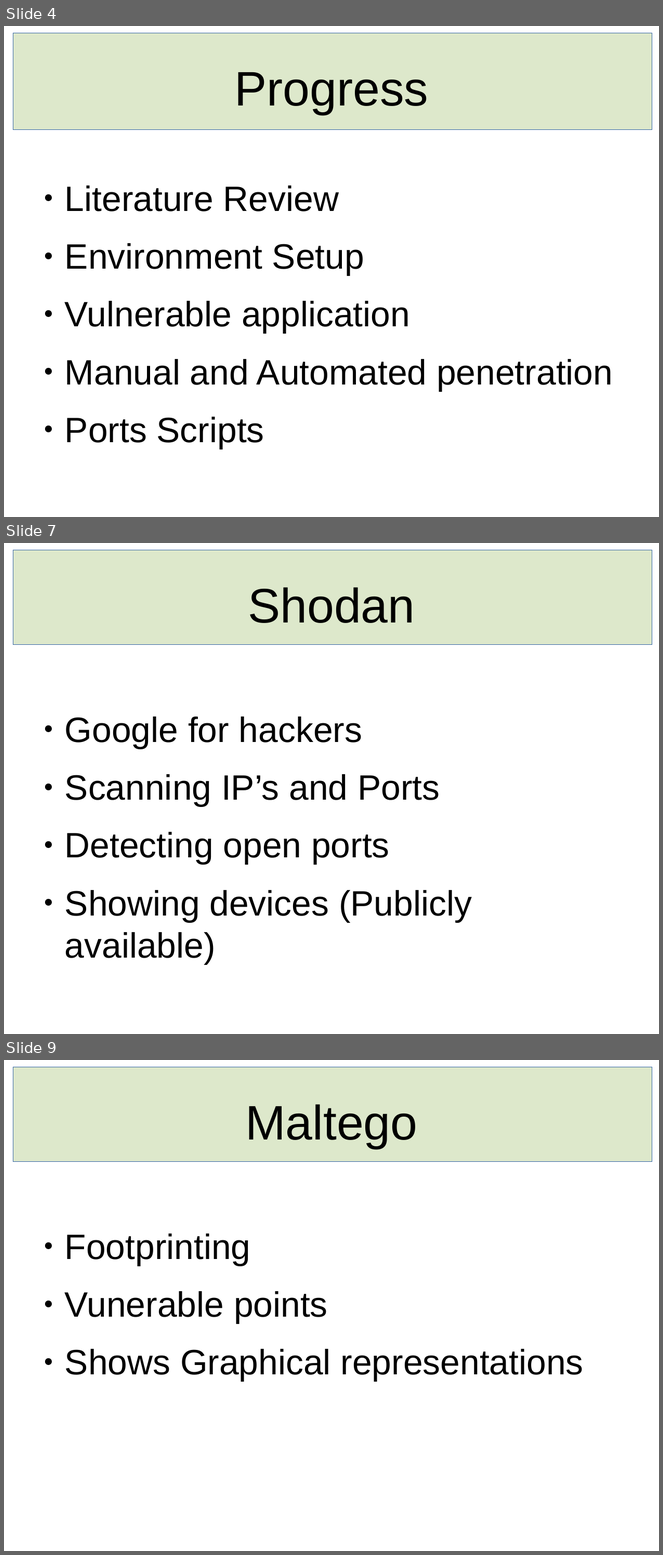
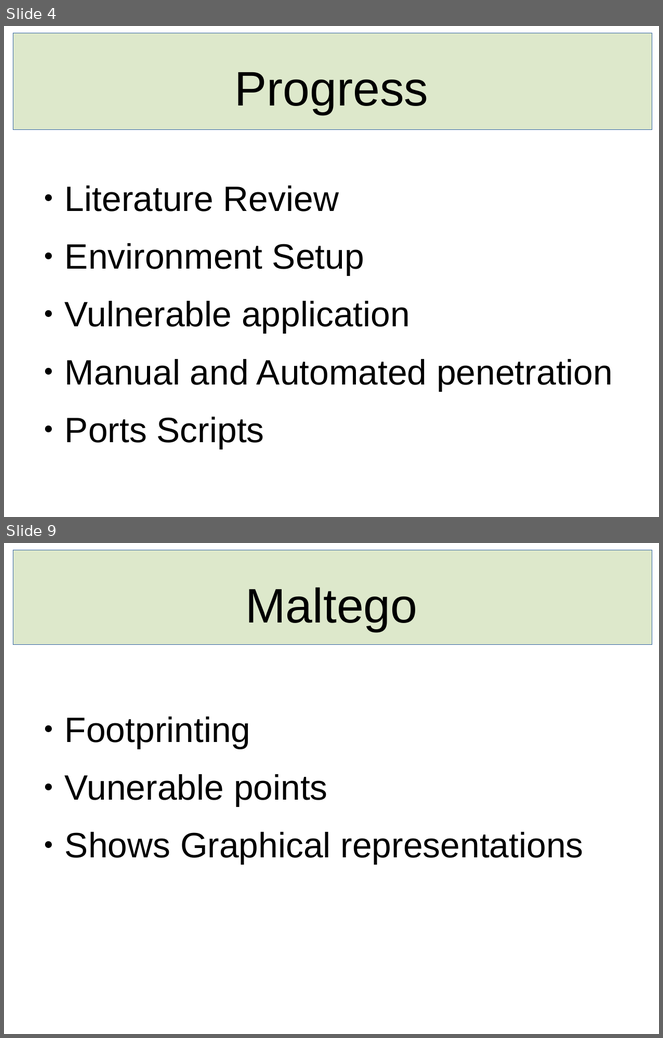
Before and after one commit to Shani123456-maker/finalyearproject, a slide deck: fyp-proposal_v1.pptx_1.odp. Shown one above the other, each under a label of ours: slides 4, 7 and 9 before the commit, slides 4 and 9 after it; the slides between them are not shown. The pictures are 663x1555 and 663x1038 pixels, drawn with LibreOffice and Linux fonts; fonts in the diff are those of the drawing. Boxes give left, top, right and bottom in pixels: in the first picture for what was removed or moved away, otherwise in the second. Text is boxed around its words. In the diff, an @@ line names an element or a change of style, - is before the commit and + after.

```diff
--- a/fyp-proposal_v1.pptx_1.odp
+++ b/fyp-proposal_v1.pptx_1.odp
@@ slide 7 removed at (4,543,659,1034), background #FFFFFF @@
@@ rectangle removed at (13,550,652,645) @@
@@ text removed at (248,587,415,623) @@
-Shodan
@@ text removed at (65,717,472,965) @@
-● Google for hackers
-● Scanning IP’s and Ports
-● Detecting open ports
-● Showing devices (Publicly available)
```
Also in this commit, not shown: 1 slide changed, 3 slides added, 2 other slides removed, 9 other files.
